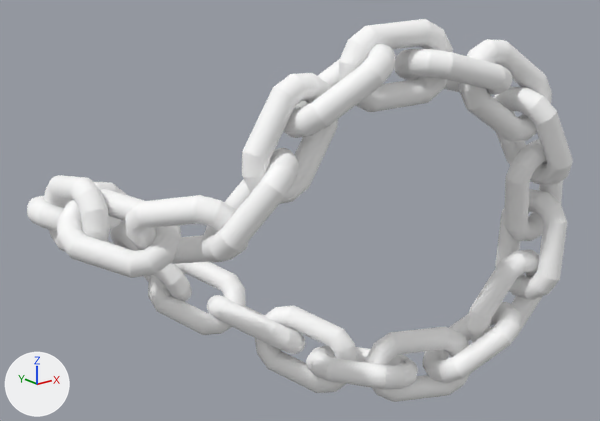
One commit to the glTF model asgn5/models/chain.glb: the scene before it, then after it.
The view is the same before and after, from a camera (50 mm lens) standing at (-30.5, -43.8, 23.0) and looking at (-6.1, -13.3, 10.8). The axes (+X, +Y, +Z) are drawn at lower left. The lights are the same throughout. Where no turn or scale is listed for an object, it has been applied to the vertices.

The first picture shows '_Asset_Buildings_link:_chainLink_', '_Asset_Buildings_link:_chainLink_.001', '_Asset_Buildings_link:_chainLink_.002', '_Asset_Buildings_link:_chainLink_.003', '_Asset_Buildings_link:_chainLink_.004', '_Asset_Buildings_link:_chainLink_.005', '_Asset_Buildings_link:_chainLink_.006', '_Asset_Buildings_link:_chainLink_.007', '_Asset_Buildings_link:_chainLink_.008', '_Asset_Buildings_link:_chainLink_.009', '_Asset_Buildings_link:_chainLink_.010', '_Asset_Buildings_link:_chainLink_.011', '_Asset_Buildings_link:_chainLink_.012', '_Asset_Buildings_link:_chainLink_.013', '_Asset_Buildings_link:_chainLink_.014', '_Asset_Buildings_link:_chainLink_.015', '_Asset_Buildings_link:_chainLink_.016', '_Asset_Buildings_link:_chainLink_.017', '_Asset_Buildings_link:_chainLink_.018', '_Asset_Buildings_link:_chainLink_.019', '_Asset_Buildings_link:_chainLink_.020', '_Asset_Buildings_link:_chainLink_.021'.
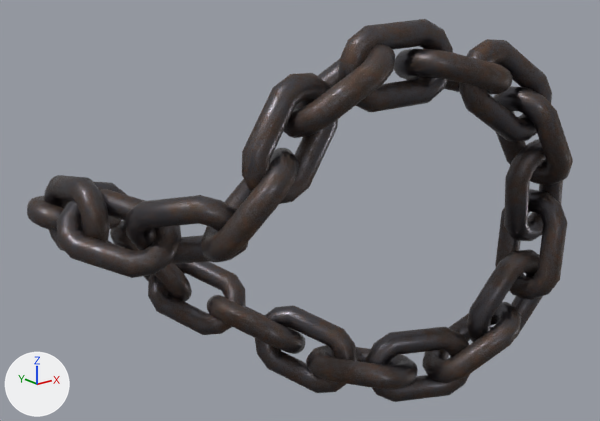
Pixel boxes (x1, y1, x2, y2) of what changed, in the pictures (600 x 421 px):
'_Asset_Buildings_link:_chainLink_.001', surface changed (white to grey)
    both: (242, 73, 338, 204)
'_Asset_Buildings_link:_chainLink_.003', surface changed (white to black)
    both: (339, 19, 453, 112)
'_Asset_Buildings_link:_chainLink_.021', surface changed (white to grey)
    both: (57, 189, 182, 278)
'_Asset_Buildings_link:_chainLink_', surface changed (white to grey)
    both: (201, 148, 299, 262)
'_Asset_Buildings_link:_chainLink_.002', surface changed
    both: (283, 44, 395, 138)
'_Asset_Buildings_link:_chainLink_.005', surface changed (grey to black)
    both: (459, 39, 552, 141)
'_Asset_Buildings_link:_chainLink_.017', surface changed (white to black)
    both: (125, 195, 248, 264)
'_Asset_Buildings_link:_chainLink_.013', surface changed (white to black)
    both: (255, 305, 357, 393)
'_Asset_Buildings_link:_chainLink_.008', surface changed (grey to black)
    both: (495, 189, 567, 300)
'_Asset_Buildings_link:_chainLink_.006', surface changed (grey to black)
    both: (493, 86, 573, 186)
'_Asset_Buildings_link:_chainLink_.011', surface changed (grey to black)
    both: (365, 327, 471, 402)
'_Asset_Buildings_link:_chainLink_.004', surface changed (white to black)
    both: (394, 49, 512, 95)
'_Asset_Buildings_link:_chainLink_.010', surface changed (white to black)
    both: (422, 302, 521, 383)
'_Asset_Buildings_link:_chainLink_.015', surface changed (white to black)
    both: (148, 261, 246, 335)
'_Asset_Buildings_link:_chainLink_.012', surface changed (grey to black)
    both: (306, 345, 418, 389)
'_Asset_Buildings_link:_chainLink_.007', surface changed (grey to black)
    both: (504, 139, 563, 241)
'_Asset_Buildings_link:_chainLink_.009', surface changed (grey to black)
    both: (467, 249, 543, 342)
'_Asset_Buildings_link:_chainLink_.020', surface changed (white to grey)
    both: (44, 175, 110, 251)
'_Asset_Buildings_link:_chainLink_.014', surface changed
    both: (207, 295, 305, 354)
'_Asset_Buildings_link:_chainLink_.016', surface changed (grey to black)
    both: (110, 221, 192, 302)
'_Asset_Buildings_link:_chainLink_.019', surface changed (white to grey)
    both: (27, 196, 121, 232)
'_Asset_Buildings_link:_chainLink_.018', surface changed (white to black)
    both: (94, 182, 129, 249)

Edits to the bpy script that builds the scene:
```text
Add img_chainvalley_chainmaterial_metallic_chainvalley_chainmaterial_roughness:
    img_chainvalley_chainmaterial_metallic_chainvalley_chainmaterial_roughness = load_image('ChainValley_ChainMaterial_Metallic-ChainValley_ChainMaterial_Roughness', '_unpacked/ChainValley_ChainMaterial_Metallic-ChainValley_ChainMaterial_Roughness', 1024, 1024, 'Non-Color')
Add img_chainvalley_chainmaterial_basecolor:
    img_chainvalley_chainmaterial_basecolor = load_image('ChainValley_ChainMaterial_BaseColor', '_unpacked/ChainValley_ChainMaterial_BaseColor', 1024, 1024, 'sRGB')
Change mat_chainmaterial:
    where n0 = _N.new('ShaderNodeBsdfPrincipled'); n0.name = 'Principled BSDF'
    remove n0.inputs[0].default_value = (1.0, 1.0, 1.0, 1.0)  # 'Base Color', white #ffffff
    remove n0.inputs[2].default_value = 0.553  # 'Roughness'
    add n2 = _N.new('ShaderNodeTexImage'); n2.name = 'Image Texture'
    add n2.image = img_chainvalley_chainmaterial_basecolor
    add n3 = _N.new('ShaderNodeSeparateColor'); n3.name = 'Separate Color'
    add n4 = _N.new('ShaderNodeTexImage'); n4.name = 'Image Texture.001'
    add n4.image = img_chainvalley_chainmaterial_metallic_chainvalley_chainmaterial_roughness
    add _L.new(n2.outputs[0], n0.inputs[0])  # 'Color' to 'Base Color'
    add _L.new(n3.outputs[2], n0.inputs[1])  # 'Blue' to 'Metallic'
    add _L.new(n3.outputs[1], n0.inputs[2])  # 'Green' to 'Roughness'
    add _L.new(n4.outputs[0], n3.inputs[0])  # 'Color' to 'Color'
```
